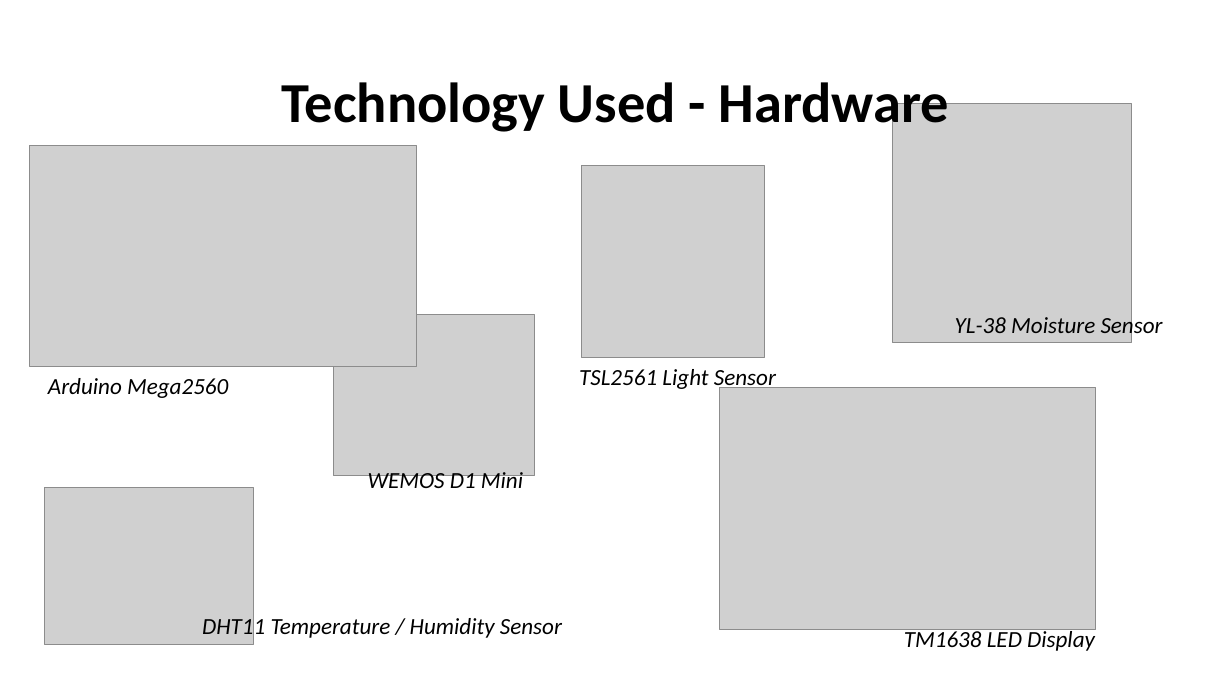
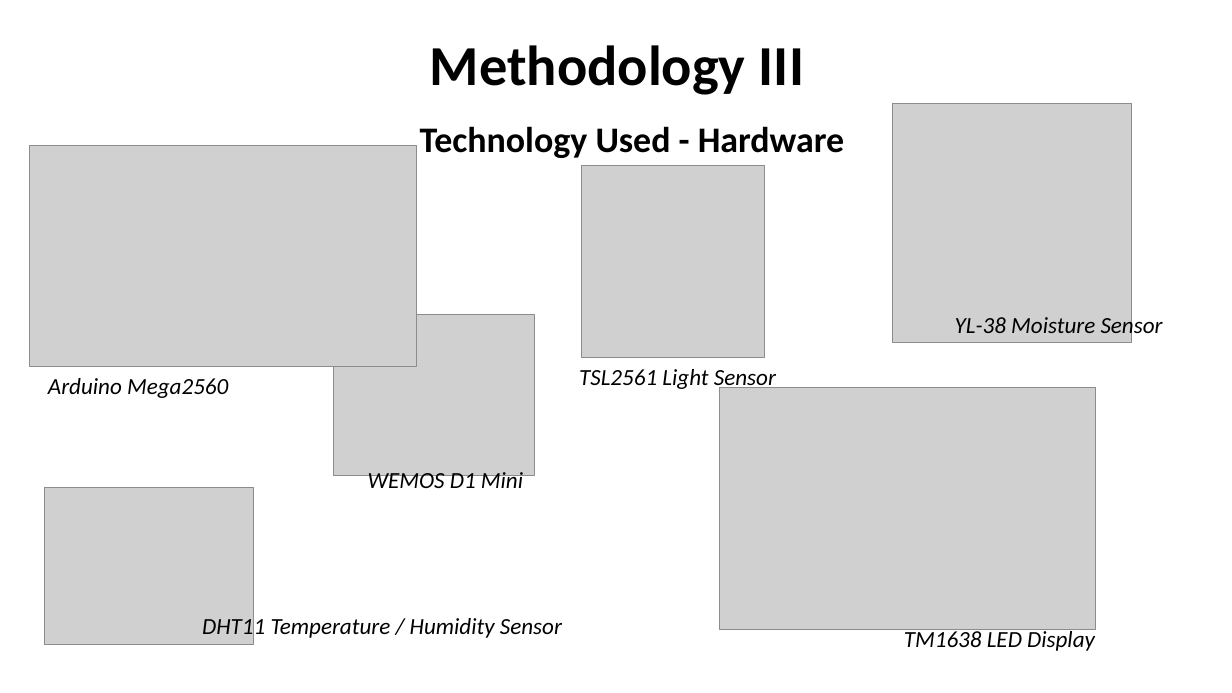
Before and after one commit to scoall/smart-plant, a slide deck: slide 6 of CMP311Presentation.pptx. Drawn at 1232x693 pixels with LibreOffice and Linux fonts; fonts in the diff are those of the drawing; grey boxes stand for pictures. Boxes give left, top, right and bottom in pixels: in the first picture for what was removed or moved away, otherwise in the second. Text is boxed around its words. In the diff, an @@ line names an element or a change of style, - is before the commit and + after.

```diff
--- a/CMP311Presentation.pptx
+++ b/CMP311Presentation.pptx
@@ text added at [430, 45, 804, 95], 44 pt, text #000000, bold @@
+Methodology III
@@ title "Technology Used - Hardware": place and size @@
-title "Technology Used - Hardware" at [282, 82, 949, 135]
+title "Technology Used - Hardware" at [420, 126, 844, 158]
@@ title "Technology Used - Hardware" at [420, 126, 844, 158]: size 44 to 28 pt @@
```
Also in this commit, not shown: 7 other slides changed.
